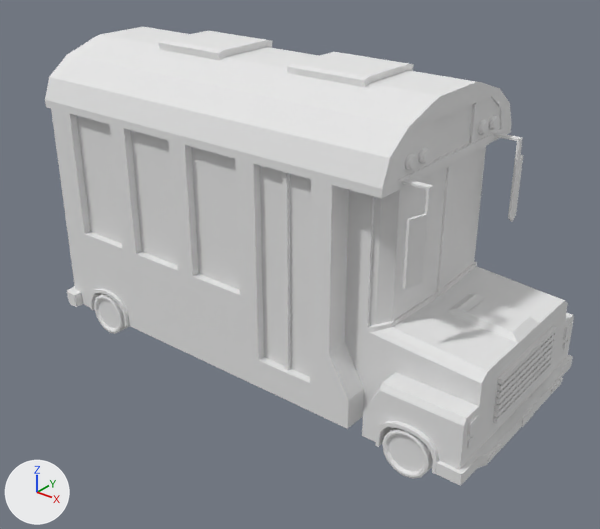
What one commit did to the Blender file MobileDriver/Assets/_Core/_MaciekBlend/AICars/GIMBUS.blend.
One viewpoint serves both versions: a camera (50 mm lens) standing at (4.25, -5.27, 4.11) and looking at (0.19, -0.2, 0.97). The lights are fixed; the arrows at lower left show +X, +Y and +Z.

In view in the first picture: 'Cube', 'Kola'.
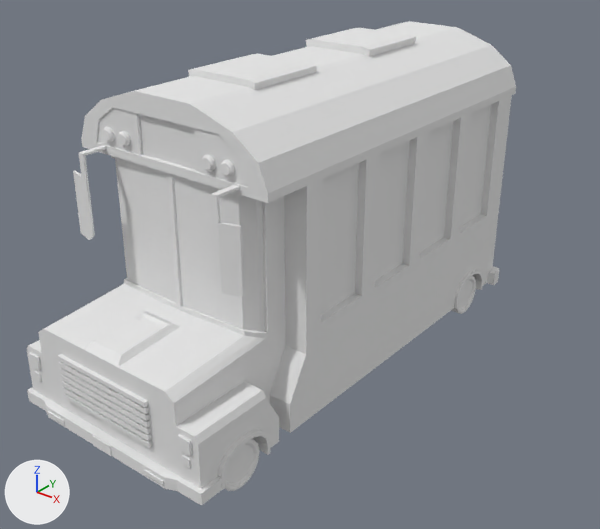
ob_empty is not drawn itself; it is used by a modifier of ob_kola.

Changed parts and their boxes [x1, y1, x2, y2] in the pictures (600 x 529 px):
'Cube', reshaped, moved (8% narrower)
    before: [45, 27, 574, 485]
    after: [27, 21, 516, 505]
'Kola', moved, turned
    before: [94, 294, 433, 479]
    after: [225, 276, 476, 491]

What the commit changed:
me_cube_001 has 1790 vertices, 1487 faces, 1 loose edge and spans x -0.93..0.99, y 0.0..2.56, z -3.27..3.27.
me_cube_001 is used by ob_cube; location (0.0, 0.0, 0.156); rotation (1.571, 0.0, 0.0), in degrees (90, 0, 0); scale (2.34, 1.0, 0.314).
me_cube_001 part 1: the whole mesh is multiplied about its middle by the matrix ((0.0, 0.0, -0.134), (0.0, 1.0, 0.0), (7.448, 0.0, 0.0)), then moved by (-0.03, 0.16, 0.2).
me_cube_004 has 80 vertices, 66 faces and spans x -0.6..0.0, y -0.147..0.42, z -0.284..0.284.
me_cube_004 is used by ob_kola; location (1.898, -0.74, 0.203); rotation (0.0, 0.0, 1.571), in degrees (0, 0, 90); scale (0.415, 0.702, 0.702).
me_cube_004 part 2: the whole mesh is moved by (-1.866, -2.728, 0.289).
Object 'Cube' (ob_cube) moves from (0.0, 0.0, 0.156) to (0.0, 0.0, 0.0).
Object 'Empty' (ob_empty) moves from (0.132, 0.0, 0.0) to (-0.0344, -0.149, 0.0).
Object 'Kola' (ob_kola) turns from (0, 0, 90) to (0, 0, 0) degrees about x, y and z.
Object 'Kola' (ob_kola) moves from (1.898, -0.74, 0.203) to (0.0, 0.0, 0.0).
